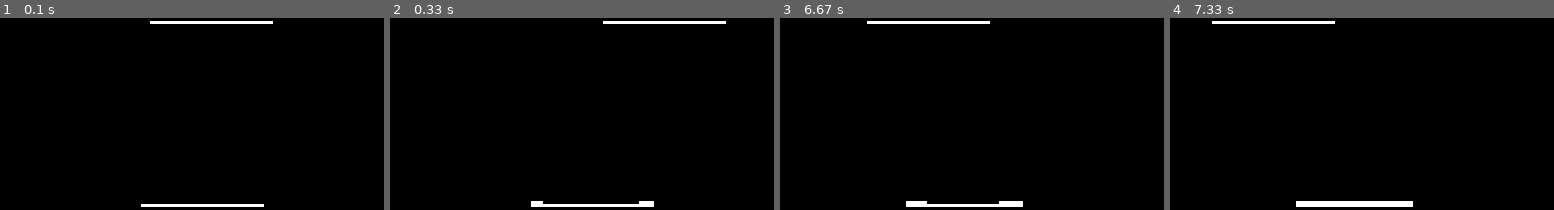
Above: before the commit, frames 1-4 (left to right).
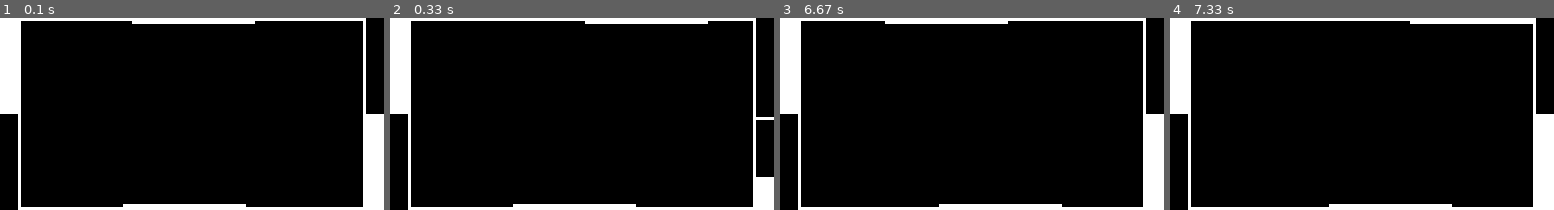
Above: after the commit, the same moments.

Repository: yoadsn/esp32-microgame
Game: pygame game, started from run.emu.py
Same seed, same stepped clock (60 frames per second), same inputs: the game is played once before the commit and once after it.
Inputs:
- Up to frame 1 (0.1 s): no input
- Up to frame 2 (0.33 s): no input
- Up to frame 3 (6.67 s): tap Space at 0.33, 0.73, 1.03, 1.23, 1.57, 1.87, 2.07, 2.37, 2.63, 2.97, 3.27, 3.4, 3.8, 4.1, 4.47, 4.87, 5.17, 5.37, 5.67, 5.87, 6.2, 6.5 s
- Up to frame 4 (7.33 s): tap Space at 6.7, 7, 7.27 s

The runs differ from the first frame. In frame 1, 9.3% of the frame differs, in the area x 0-100%, y 0-100%; in frame 2, 8.0%; in frame 3, 9.7%; in frame 4, 11%.

Commit message:
Power/Charge bars

Diff:
--- a/games/duel_game.py
+++ b/games/duel_game.py
@@ -2,6 +2,10 @@
 from game_device import GameDevice
 from game_logic import BaseGameLogic
 
+FIELD_WIDTH = 116
+
+PLAYER_POSITION_TOP = 0
+PLAYER_POSITION_BOTTOM = 1
 
 PST_INIT = -1
 PST_DEFENSIVE = 0
@@ -13,11 +17,12 @@
 STOP_TO_CHARGE_WAIT_MS = 10
 CHARGE_TO_FIRE_WAIT_PER_POWER_MS = 55
 PLAYER_INITIAL_SPEED_PX_F = 3
-PLAYER_BASE_POWER_POINTS = 20
+PLAYER_BASE_POWER_POINTS = 10
 PLAYER_BASE_LENGTH_PX = 40
 PLAYER_MIN_BASE_LENGTH_PX = 5
 
 PROJECTILE_BLAST_RADIUS = 2
+PROJECTILE_SPEED = 2
 
 
 class Projectile:
@@ -25,10 +30,10 @@
         self.display = display
         self.x = x
         self.y = y
-        self.direction = direction  # 1 for downwards, -1 for upwards
+        self.direction = direction
 
     def move(self):
-        self.y += self.direction  # Move the projectile 1 pixel per 5 frames
+        self.y += self.direction * PROJECTILE_SPEED
 
     def draw(self):
         self.display.pixel(int(self.x), int(self.y), 1)
@@ -42,32 +47,192 @@
         )
 
 
+BAR_FILL_DIRECTION_TTB = 1
+BAR_FILL_DIRECTION_BTT = -1
+
+
+class ProgressBar:
+    def __init__(
+        self,
+        display,
+        fill_direction: int,  # 1 with orientation -1 again
+        rect,  # bounds of the bar
+        show_max_line: bool = False,
+    ):
+        self.display = display
+        self.fill_direction = fill_direction
+        rect_x1, rect_y1, rect_w, rect_h = rect
+        self.height = self.max_height = rect_h
+        self.start_x = rect_x1
+        self.width = rect_w
+        # depends on fill direction
+        self.start_y = (
+            rect_y1 if fill_direction == BAR_FILL_DIRECTION_TTB else rect_y1 + rect_h
+        )
+        self.show_max_line = show_max_line
+        if show_max_line:
+            self.set_max_height(self.max_height)
+
+    def set_max_height(self, new_max_height):
+        self.max_height = new_max_height
+        self.max_line_y = int(
+            self.start_y + self.max_height - 1
+            if self.fill_direction == BAR_FILL_DIRECTION_TTB
+            else self.start_y - self.max_height + 1
+        )
+
+    def draw(self, fill):
+        fill_height = fill
+        self.display.fill_rect(
+            self.start_x,
+            (
+                self.start_y
+                if self.fill_direction == BAR_FILL_DIRECTION_TTB
+                else self.start_y - fill_height
+            ),
+            self.width,
+            fill_height,
+            1,
+        )
+
+        if self.show_max_line:
+            self.display.line(
+                self.start_x,
+                self.max_line_y,
+                self.start_x + self.width - 1,
+                self.max_line_y,
+                1,
+            )
+
+
+class ChargeBar(ProgressBar):
+    def __init__(
+        self,
+        display,
+        fill_direction: int,
+        rect,
+    ):
+        super().__init__(display, fill_direction, rect, True)
+        self.full_charge_pct = 1
+
+    def set_full_charge_pct(self, max_charge_pct):
+        self.full_charge_pct = max_charge_pct
+        super().set_max_height(self.height * self.full_charge_pct)
+
+    def draw(self, pct):
+        super().draw(int(self.height * pct * self.full_charge_pct))
+
+
+class PowerBar(ProgressBar):
+    def __init__(self, display, fill_direction: int, rect, max_power: int):
+        self.max_power = max_power
+        super().__init__(display, fill_direction, rect, False)
+
+    def draw(self, power):
+        super().draw(int(self.height * power / self.max_power))
+
+
 class Player:
-    def __init__(self, time, display, power_points, position="top", initialSpeed=3):
+    def __init__(
+        self,
+        time,
+        display,
+        field_start: int,
+        field_end: int,
+        bezel_start: int,
+        bezel_end: int,
+        power_points: int,
+        position: int = PLAYER_POSITION_TOP,
+        initialSpeed: int = 3,
+    ):
         # Game access
         self.time = time
         self.display = display
 
+        # Game Setup
+        self.field_start = field_start
+        self.field_end = field_end
+        # May change in-game - so dynamic in theory
+        self.field_width = field_end - field_start
+        self.bezel_start = bezel_start
+        self.bezel_end = bezel_end
+        self.bezel_width = bezel_end - bezel_start
+
+        # Positioning
+        self.position = position
+        self.direction = 1 - self.position * 2  # 1 or -1
+        self.x = self.field_width // 2
+        self.y = 1 if position == PLAYER_POSITION_TOP else display.height - 2
+
         # State initialization
         self.play_state: int = PST_INIT
         self.play_state_start: int = 0
-
         self.power_points = power_points
-        self.position = position
-
-        self.x = display.width // 2
-        self.y = 1 if position == "top" else display.height - 2
+
+        self.sprite = display.get_buffer(
+            bytearray(
+                (
+                    0b0000_0000,
+                    0b0000_0000,
+                    0b0011_1100,
+                    0b0011_1100,
+                    0b1110_1110,
+                    0b0111_0111,
+                    0b0000_0011,
+                    0b1100_0000,
+                    0b0000_0001,
+                    0b1000_0000,
+                )
+            ),
+            16,
+            5,
+        )
+
         self.vx = initialSpeed
-        self.building_cannon = False
-        self.reverting_to_defensive = False
-        self.cannon_height = 0
         self.projectile = None
+        self.charge_pct = 0
+
+        # Charge / Power Bars
+        bar_height = display.height // 2
+        bar_width = self.bezel_width
+        bar_direction = (
+            BAR_FILL_DIRECTION_TTB
+            if position == PLAYER_POSITION_TOP
+            else BAR_FILL_DIRECTION_BTT
+        )
+        bar_rect = (
+            (
+                bezel_start,  # charge bar start x
+                0,
+                bar_width,
+                bar_height,
+            )
+            if position == PLAYER_POSITION_TOP
+            else (
+                bezel_start,  # charge bar start x
+                display.height - bar_height,
+                bar_width,
+                bar_height,
+            )
+        )
+        self.charge_bar = ChargeBar(
+            display,
+            bar_direction,
+            bar_rect,
+        )
+        self.power_bar = PowerBar(
+            display,
+            bar_direction,
+            bar_rect,
+            power_points,
+        )
 
     def play(self, button):
         # progress state machine
         curr_state = self.play_state
         next_state = PST_DEFENSIVE
         now = self.time.ticks_ms()
+        self.charge_pct = 0
 
         if self.power_points == 0:
             next_state = PST_EXPLODED
@@ -80,7 +245,6 @@
                     next_state = PST_STOPPED
                     if time_in_state > STOP_TO_CHARGE_WAIT_MS and not self.projectile:
                         next_state = PST_CHARGING
-                        self.charge_pct = 0
                 elif curr_state == PST_CHARGING:
                     next_state = PST_CHARGING
                     self.charge_pct = time_in_state / float(
@@ -100,14 +264,12 @@
 
         # Act on state
         if self.play_state == PST_FIRING:
-            direction = 1 if self.position == "top" else -1
             self.projectile = Projectile(
                 self.display,
                 self.x,
                 self.y,
-                direction,
+                self.direction,  # go up (pos 1) or down (pos 0)
             )
-            self.power_points -= 1  # Lose one power point after shooting
 
     def check_hit(self, rect):
         if self.play_state == PST_EXPLODED:
@@ -124,8 +286,16 @@
                     return True
         return False
 
+    def update_power(self, power_diff):
+        self.power_points += power_diff
+        self.charge_bar.set_full_charge_pct(
+            self.power_points / PLAYER_BASE_POWER_POINTS
+        )
+
     def move(self):
-        width = self.display.width
+        field_start = self.field_start
+        field_end = self.field_end
+        width = self.field_width
         height = self.display.height
         curr_state = self.play_state
 
@@ -136,7 +306,10 @@
         if curr_state == PST_DEFENSIVE:
             # Normal defensive movement logic
             self.x += self.vx
-            if self.x <= player_half_width or self.x >= width - player_half_width:
+            if (
+                self.x <= field_start + player_half_width
+                or self.x >= field_end - player_half_width
+            ):
                 self.vx *= -1
                 self.x = self.x
 
@@ -157,31 +330,25 @@
             display.rect(x, y, 1, 1, 1)
         else:
             player_half_width = self.player_width // 2
+            """ display.blit(
+                self.sprite,
+                self.x - 8,
+                self.y + (0 if self.position == PLAYER_POSITION_TOP else -5),
+            ) """
             display.line(
                 int(x - player_half_width), y, int(x + player_half_width), y, 1
             )
 
-        # Draw the cannon shape
-        if curr_state == PST_CHARGING:
-            charge_bar_y = y + (1 if self.position == "top" else -1)
-            display.line(
-                int(x - player_half_width),
-                charge_bar_y,
-                int(x - player_half_width + player_half_width * self.charge_pct),
-                charge_bar_y,
-                1,
-            )
-            display.line(
-                int(x + player_half_width),
-                charge_bar_y,
-                int(x + player_half_width - player_half_width * self.charge_pct),
-                charge_bar_y,
-                1,
-            )
-
         # Draw the projectile
         if self.projectile:
             self.projectile.draw()
+
+        if curr_state == PST_CHARGING:
+            # Draw Charging progress
+            self.charge_bar.draw(self.charge_pct)
+        else:
+            # Draw power
+            self.power_bar.draw(self.power_points)
 
 
 class ComputerController:
@@ -213,30 +380,47 @@
         print("game loaded")
         self.count_down_to_invert = 0
         self.start_game_tick = self.device.time.ticks_ms()
-        self.hit_mode = False
+
+        self.field_width = FIELD_WIDTH
+        self.field_start = (self.device.display.width - self.field_width) // 2
+        self.field_end = self.device.display.width - self.field_start
+
         self.top_player = Player(
             self.device.time,
             self.device.display,
-            position="top",
+            self.field_start,
+            self.field_end,
+            0,  # bezel
+            self.field_start,  # bezel
+            position=PLAYER_POSITION_TOP,
             power_points=PLAYER_BASE_POWER_POINTS,
             initialSpeed=PLAYER_INITIAL_SPEED_PX_F,
         )
         self.bottom_player = Player(
             self.device.time,
             self.device.display,
-            position="bottom",
+            self.field_start,
+            self.field_end,
+            self.field_end,  # bezel
+            self.device.display.width,  # bezel
+            position=PLAYER_POSITION_BOTTOM,
             power_points=PLAYER_BASE_POWER_POINTS,
             initialSpeed=PLAYER_INITIAL_SPEED_PX_F,
         )
         self.npc = ComputerController(self.bottom_player)
+
+    def draw(self):
+        self.device.display.rect(
+            self.field_start, 0, self.field_width, self.device.display.height, 1
+        )
 
     def hit(self, shooter: Player, target: Player):
         if shooter.projectile:
             proj_rect = shooter.projectile.get_hit_rect()
             if target.check_hit(proj_rect):
-                target.power_points -= 1
+                target.update_power(-1)
                 shooter.projectile = None  # Can't hit again!
-                self.hit_mode = True
+                self.count_down_to_invert = 5
 
     def game_tick(self):
         device = self.device
@@ -261,14 +445,12 @@
         # Clear display and redraw players
         display.fill(0)
 
+        self.draw()
         self.top_player.draw()
         self.bottom_player.draw()
 
-        if self.hit_mode:
-            self.hit_mode = False
-            self.count_down_to_invert = 5
+        if self.count_down_to_invert > 0:
             display.invert(1)
-        elif self.count_down_to_invert > 0:
             self.count_down_to_invert -= 1
             if self.count_down_to_invert == 0:
                 display.invert(0)
